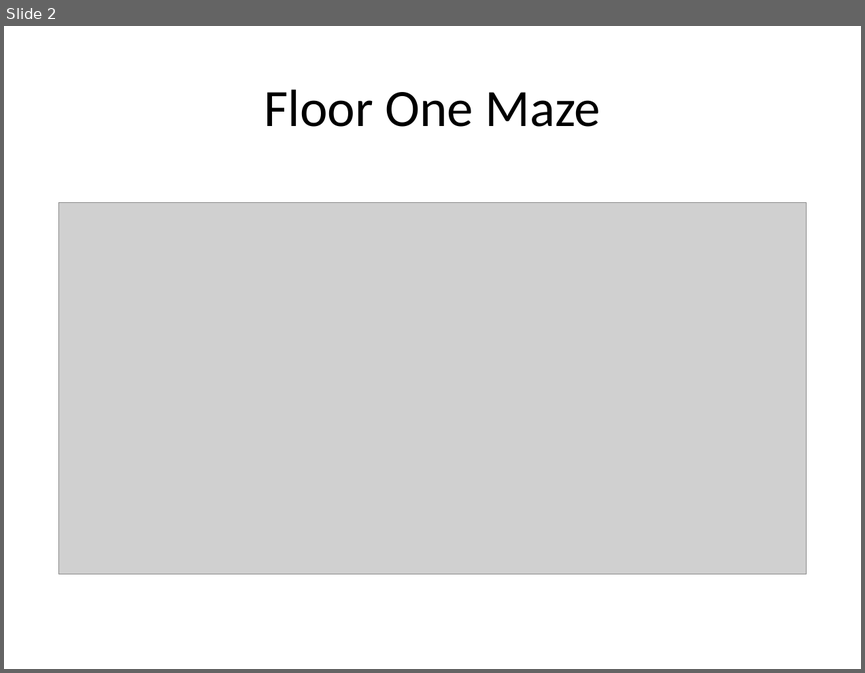
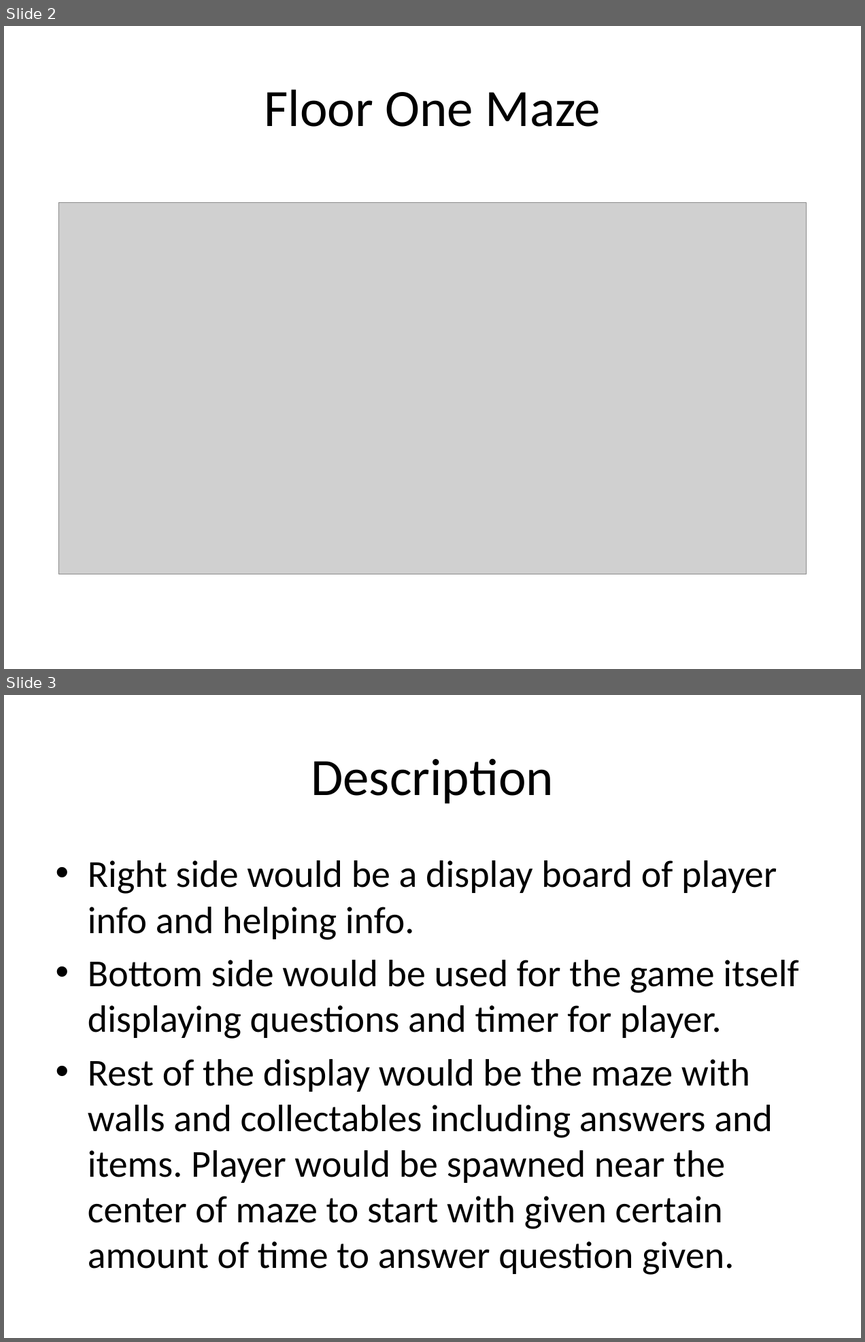
Before and after one commit to GuiltyKing12/Final-Project, a slide deck: Screen Sample for Final Project.pptx. Shown one above the other, each under a label of ours: slide 2 before the commit, slides 2 and 3 after it. The pictures are 865x673 and 865x1342 pixels, drawn with LibreOffice and Linux fonts; fonts in the diff are those of the drawing; grey boxes stand for pictures. Boxes give left, top, right and bottom in pixels: in the first picture for what was removed or moved away, otherwise in the second. Text is boxed around its words. In the diff, an @@ line names an element or a change of style, - is before the commit and + after.

```diff
--- a/Screen Sample for Final Project.pptx
+++ b/Screen Sample for Final Project.pptx
@@ slide 3 added at (4,695,861,1338), background #FFFFFF @@
@@ title added at (311,758,553,804), 44 pt, text #000000 @@
+Description
@@ text added at (88,860,798,1274), 32 pt, text #000000 @@
+• Right side would be a display board of player info and helping info.
+• Bottom side would be used for the game itself displaying questions and timer for player.
+• Rest of the display would be the maze with walls and collectables including answers and items. Player would be spawned near the center of maze to start with given certain amount of time to answer question given.
```
Also in this commit, not shown: 1 other slide added.
